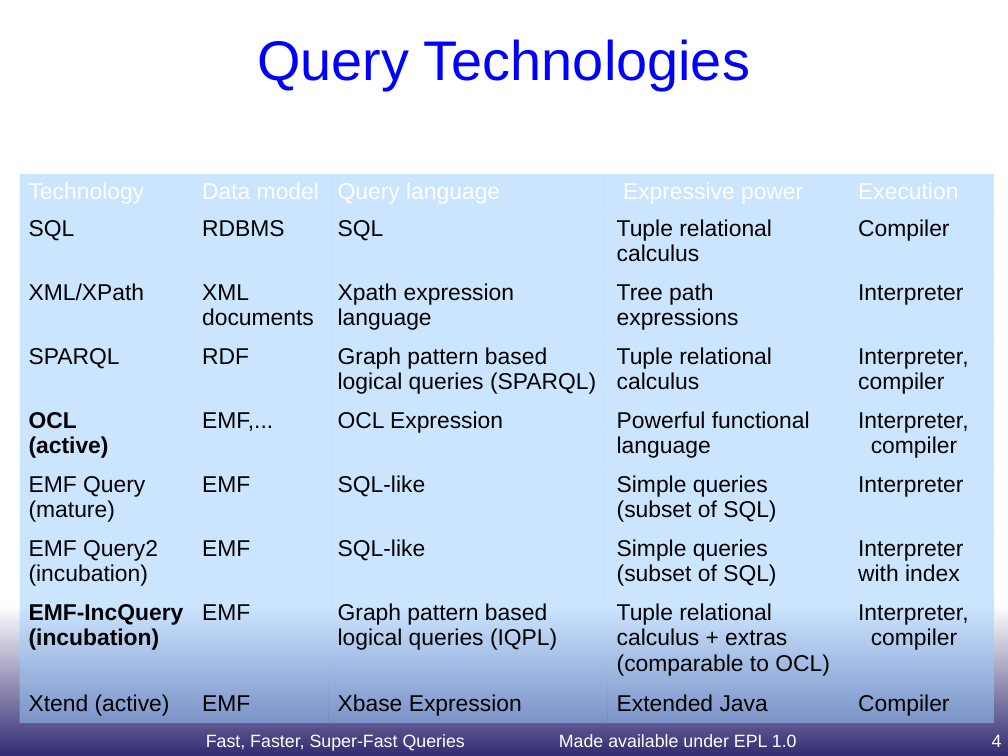
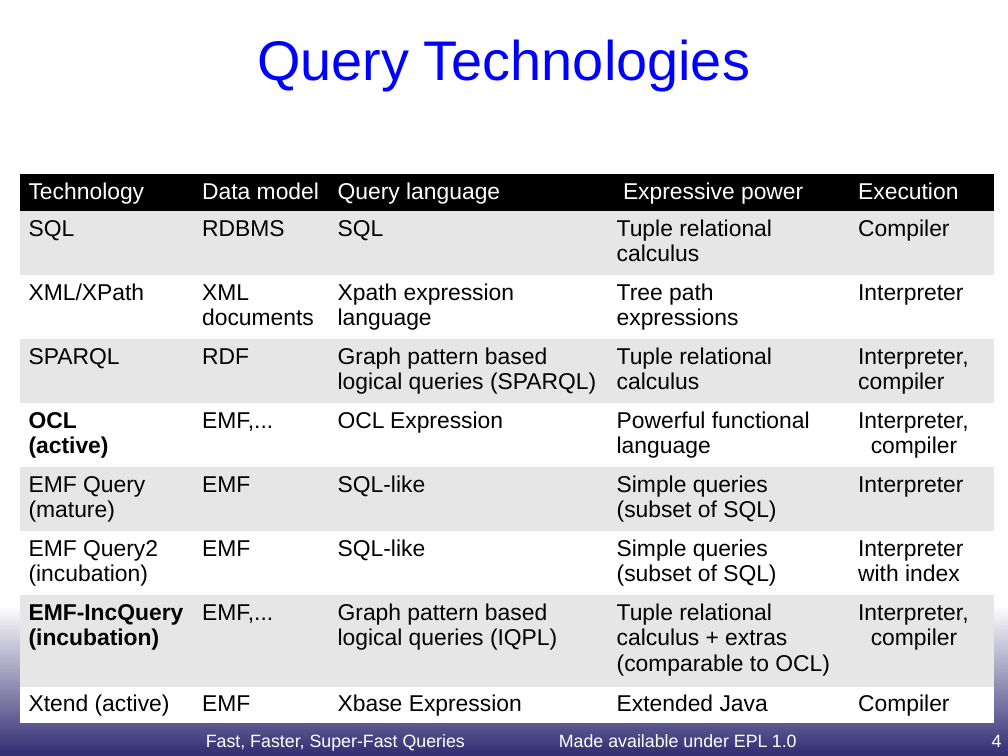
Before and after one commit to eclipse-ocl/ocl-website, a slide deck: slide 4 of ocl/docs/publications/EclipseConEurope2012/FastQueries.odp. Drawn at 1008x756 pixels with LibreOffice and Linux fonts; fonts in the diff are those of the drawing. Boxes give left, top, right and bottom in pixels: in the first picture for what was removed or moved away, otherwise in the second. Text is boxed around its words. In the diff, an @@ line names an element or a change of style, - is before the commit and + after.

```diff
--- a/ocl/docs/publications/EclipseConEurope2012/FastQueries.odp
+++ b/ocl/docs/publications/EclipseConEurope2012/FastQueries.odp
@@ table at (19,174,993,720) @@
-row 8, column 2: EMF
+row 8, column 2: EMF,...
@@ fill #99CCFF at 50% opacity to #000000 in row 1 @@
@@ fill #99CCFF at 50% opacity to #E6E6E6 in 20 cells @@
@@ fill #99CCFF at 50% opacity to #FFFFFF in 20 cells @@
```
Also in this commit, not shown: 16 other slides changed, 1 slide added.
